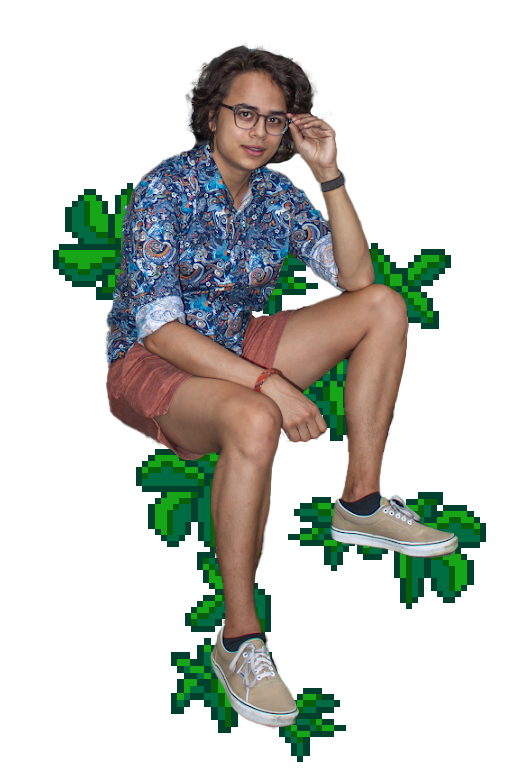
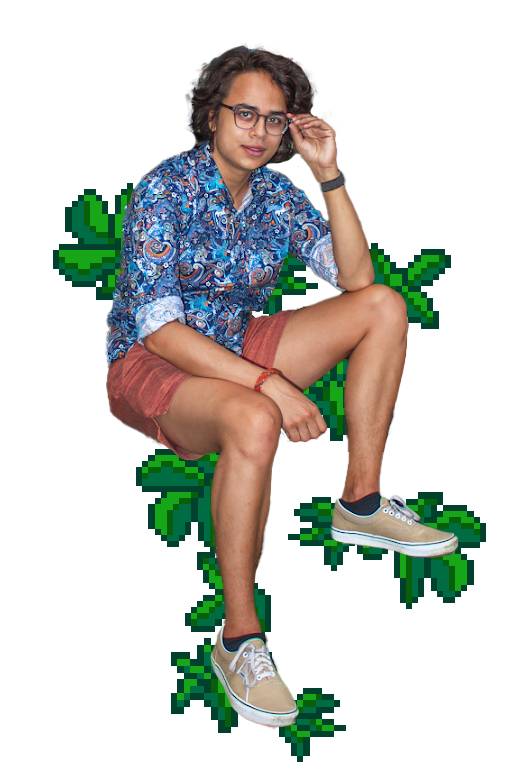
The second 522px x 783px image is a revision of the first. Changes to its layers:
renamed "Layer 11" to "Hue/Saturation 3", painted on it over (105, 45, 459, 729)
removed layer "Layer 1" from group "Group 1" over (105, 45, 459, 729)
removed layer "Layer 2" from group "Group 1" over (192, 45, 315, 167)
